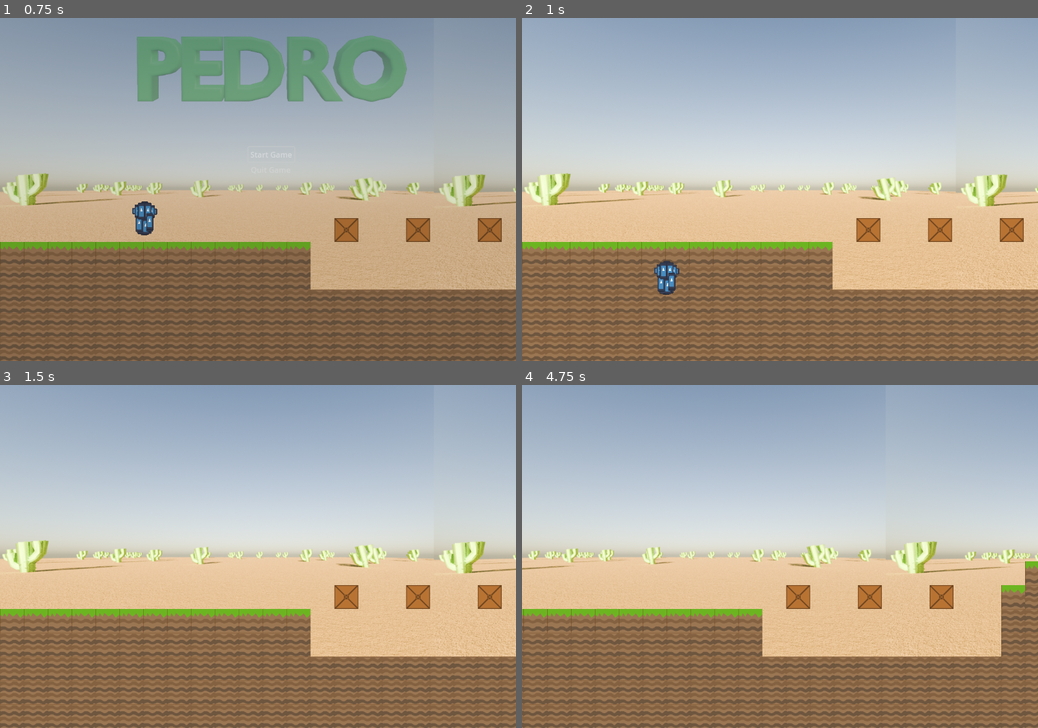
Above: before the commit, frames 1-4 (two rows, left to right).
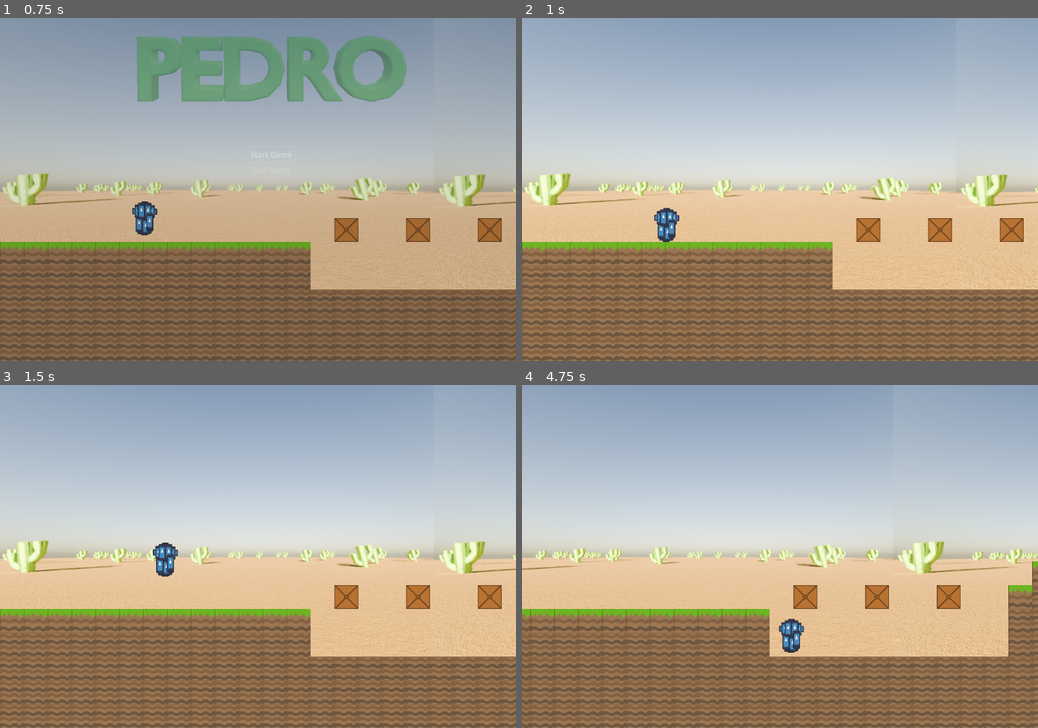
Above: after the commit, the same moments.

Repository: Burns3y/Pedro
Game: Godot game, scene res://scenes/levels/level 1.tscn
Two runs of this game, one before a commit and one after it. Both use one fixed random seed, a clock stepped at 60 frames per second and the inputs below. The engine's default icon, where the game draws it, is replaced by a stand-in: a white triangle on a blue panel in a dark square.
Inputs:
- Up to frame 1 (0.75 s): click "Start Game" at 0.5 s
- Up to frame 2 (1 s): no input
- Up to frame 3 (1.5 s): hold Right (right) from 1.28 s (still down); tap W (jump) at 1.35 s
- Up to frame 4 (4.75 s): tap W (jump) at 1.52, 1.82, 2.1, 2.27, 2.57, 2.85, 3.6, 3.77, 4.07, 4.35, 4.52 s; release Right (right) at 2.78 s; hold Left (left) 2.78-3.53 s; hold Right (right) from 3.53 s (still down)

Frame 1 is identical in both runs. In frame 2, 0.7% of the frame differs, in the area x 25-31%, y 55-81%; in frame 3, 0.4%; in frame 4, 8.7%, in the area x 0-100%, y 45-100%.

Commit message:
Resaved changed after merge

Diff:
--- a/scenes/levels/level 1.tscn
+++ b/scenes/levels/level 1.tscn
@@ -15,11 +15,11 @@
 0:0/0 = 0
 0:0/0/physics_layer_0/linear_velocity = Vector2(0, 0)
 0:0/0/physics_layer_0/angular_velocity = 0.0
-0:0/0/physics_layer_0/polygon_0/points = PackedVector2Array(-50, -50, 50, -50, 48.8324, 50, -48.9437, 50)
+0:0/0/physics_layer_0/polygon_0/points = PackedVector2Array(-50, -50, 50, -50, 50, 50, -50, 50)
 1:0/0 = 0
 1:0/0/physics_layer_0/linear_velocity = Vector2(0, 0)
 1:0/0/physics_layer_0/angular_velocity = 0.0
-1:0/0/physics_layer_0/polygon_0/points = PackedVector2Array(-50, -50, 50, -50, 48.8324, 50, -48.9437, 50)
+1:0/0/physics_layer_0/polygon_0/points = PackedVector2Array(-50, -50, 50, -50, 50, 50, -50, 50)
 2:0/0 = 0
 2:0/0/physics_layer_0/linear_velocity = Vector2(0, 0)
 2:0/0/physics_layer_0/angular_velocity = 0.0
@@ -53,7 +53,7 @@
 0:1/0 = 0
 0:1/0/physics_layer_0/linear_velocity = Vector2(0, 0)
 0:1/0/physics_layer_0/angular_velocity = 0.0
-0:1/0/physics_layer_0/polygon_0/points = PackedVector2Array(-50, -50, 50, -50, 48.8324, 50, -48.9437, 50)
+0:1/0/physics_layer_0/polygon_0/points = PackedVector2Array(-50, -50, 50, -50, 50, 50, -50, 50)
 2:1/0 = 0
 2:1/0/physics_layer_0/linear_velocity = Vector2(0, 0)
 2:1/0/physics_layer_0/angular_velocity = 0.0
--- a/scenes/player/pedro.gd
+++ b/scenes/player/pedro.gd
@@ -23,8 +23,8 @@
 			velocity.y = JUMP_VELOCITY
 
 		# Wall jump
-		elif Input.is_action_just_pressed("jump") and is_on_wall_only() and position.x >= 5500:
-			velocity.y = JUMP_VELOCITY
+		elif Input.is_action_just_pressed("jump") and is_on_wall_only() and velocity.y >= -200 and position.x >= 5500:
+			velocity.y = JUMP_VELOCITY * delta
 
 		# Get the input direction and handle the movement/deceleration.
 		# As good practice, you should replace UI actions with custom gameplay actions.
--- a/scenes/player/pedro.tscn
+++ b/scenes/player/pedro.tscn
@@ -7,8 +7,9 @@
 radius = 16.0
 height = 78.0
 
-[node name="Pedro" type="CharacterBody2D"]
+[node name="Pedro" type="CharacterBody2D" groups=["Player"]]
 position = Vector2(1, 53)
+collision_mask = 7
 script = ExtResource("1_kkii7")
 
 [node name="CollisionShapeBody3" type="CollisionShape2D" parent="."]
